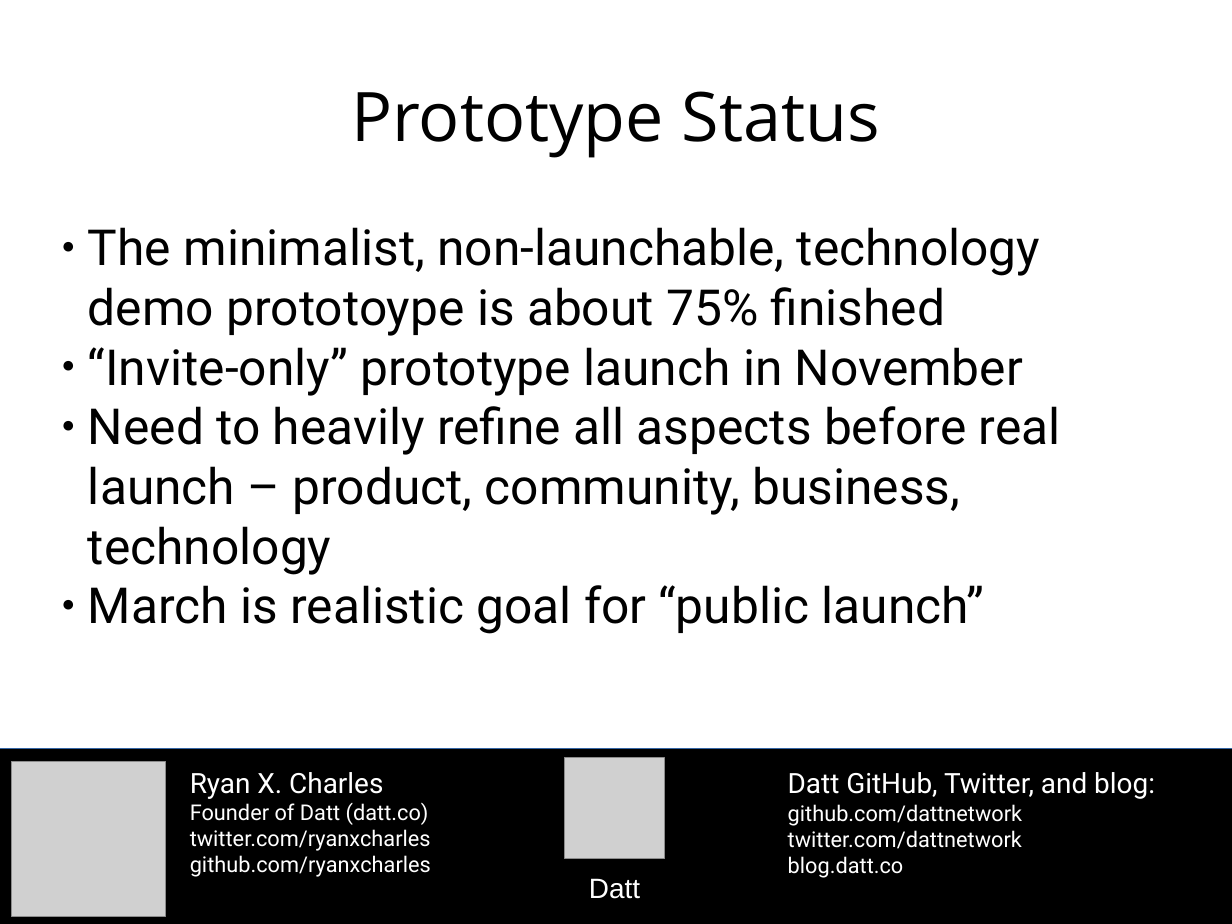
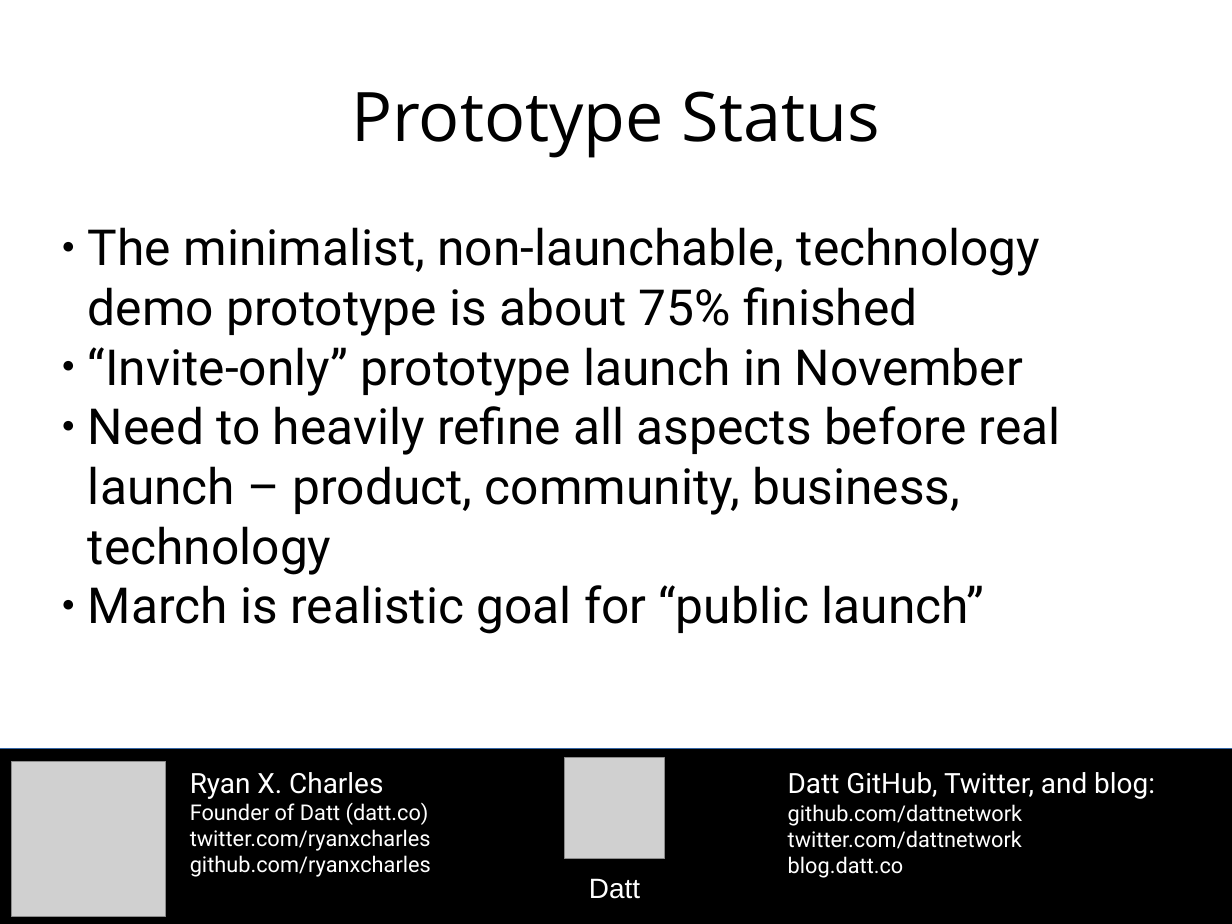
Before and after one commit to moneybutton/yours-core, a slide deck: slide 14 of archive/2015-10-27-datt-sf-bitcoin-social.odp. Drawn at 1232x924 pixels with LibreOffice and Linux fonts; fonts in the diff are those of the drawing; grey boxes stand for pictures. Boxes give left, top, right and bottom in pixels: in the first picture for what was removed or moved away, otherwise in the second. Text is boxed around its words. In the diff, an @@ line names an element or a change of style, - is before the commit and + after.

```diff
--- a/archive/2015-10-27-datt-sf-bitcoin-social.odp
+++ b/archive/2015-10-27-datt-sf-bitcoin-social.odp
@@ subtitle at [88, 227, 1040, 336]: text changed @@
-● The minimalist, non-launchable, technology demo prototoype is about 75% finished
+● The minimalist, non-launchable, technology demo prototype is about 75% finished
```
Also in this commit, not shown: 3 other slides changed, 1 other file.
